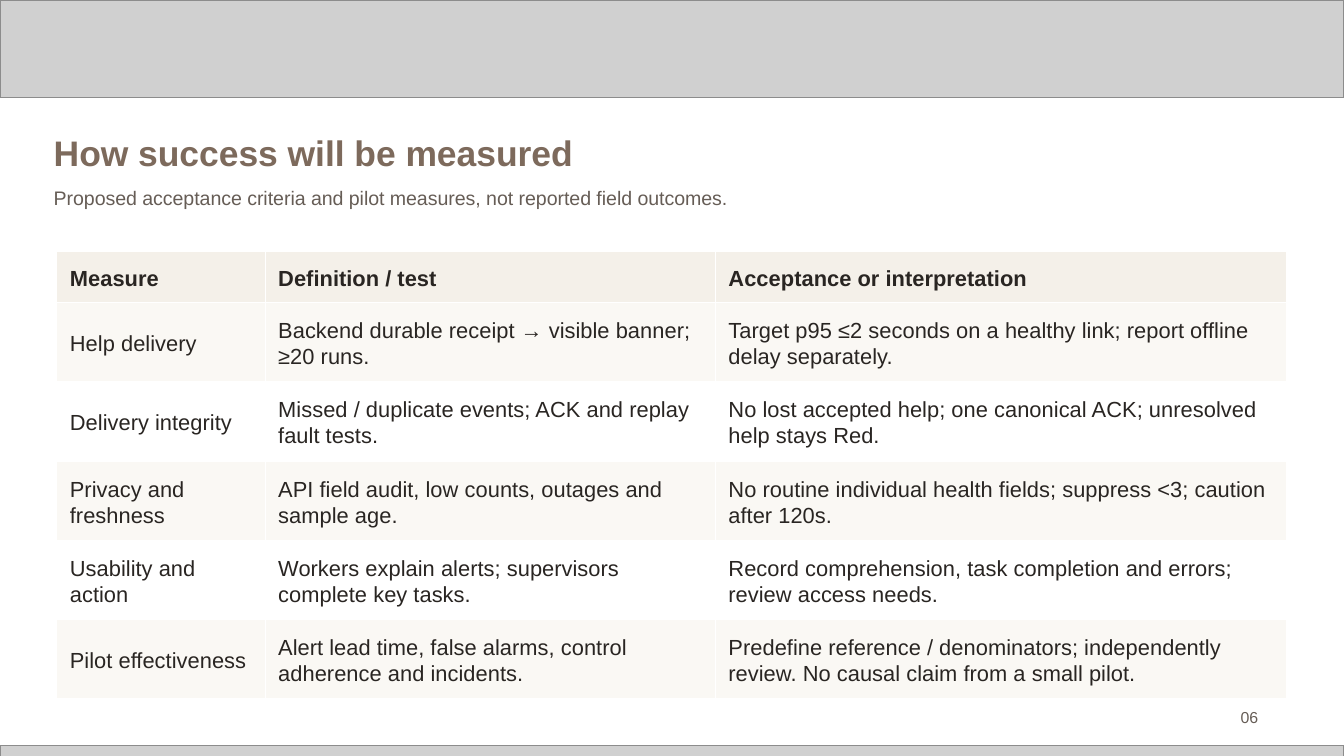
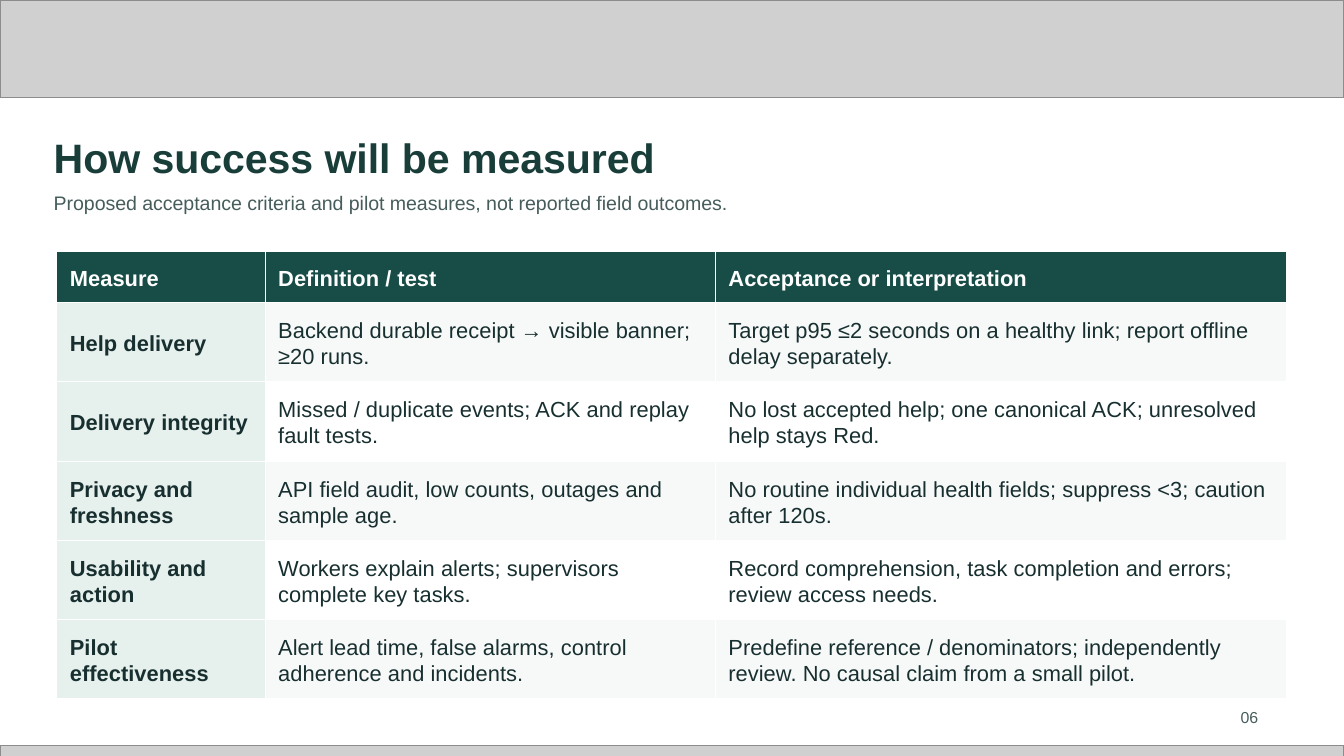
Before and after one commit to sammydamz/exaclim, a slide deck: slide 6 of downloads/submission/Exaclim_Future_Health_Submission.pptx. Drawn at 1344x756 pixels with LibreOffice and Linux fonts; fonts in the diff are those of the drawing; grey boxes stand for pictures. Boxes give left, top, right and bottom in pixels: in the first picture for what was removed or moved away, otherwise in the second. Text is boxed around its words. In the diff, an @@ line names an element or a change of style, - is before the commit and + after.

```diff
--- a/downloads/submission/Exaclim_Future_Health_Submission.pptx
+++ b/downloads/submission/Exaclim_Future_Health_Submission.pptx
@@ text "How success will be measured" at box(54, 143, 655, 174): size 19 to 22 pt, text colour #7D6A5C to #193E3A @@
@@ text "Proposed acceptance criteria and pilot ..." at box(54, 196, 728, 214): text colour #665D56 to #465D5B @@
@@ table at box(56, 251, 1286, 699) @@
@@ fill #F4F0E9 to #174C47 in row 1 @@
@@ fill #FAF8F4 to #E6F0EC in 3 cells @@
@@ fill #FAF8F4 to #F7F9F8 in 6 cells @@
@@ fill #FFFFFF to #E6F0EC in 2 cells @@
@@ text colour #292522 to #FFFFFF in "Measure", "Definition / test", "Acceptance or interpretation" @@
@@ text colour #292522 to #182F30 @@
@@ bold on in "Help delivery", "Delivery integrity", "Privacy and freshness", "Usability and action" and 1 more places @@
@@ text "06" at box(1241, 712, 1259, 723): text colour #665D56 to #465D5B @@
```
Also in this commit, not shown: 13 other slides changed, 7 other files.
